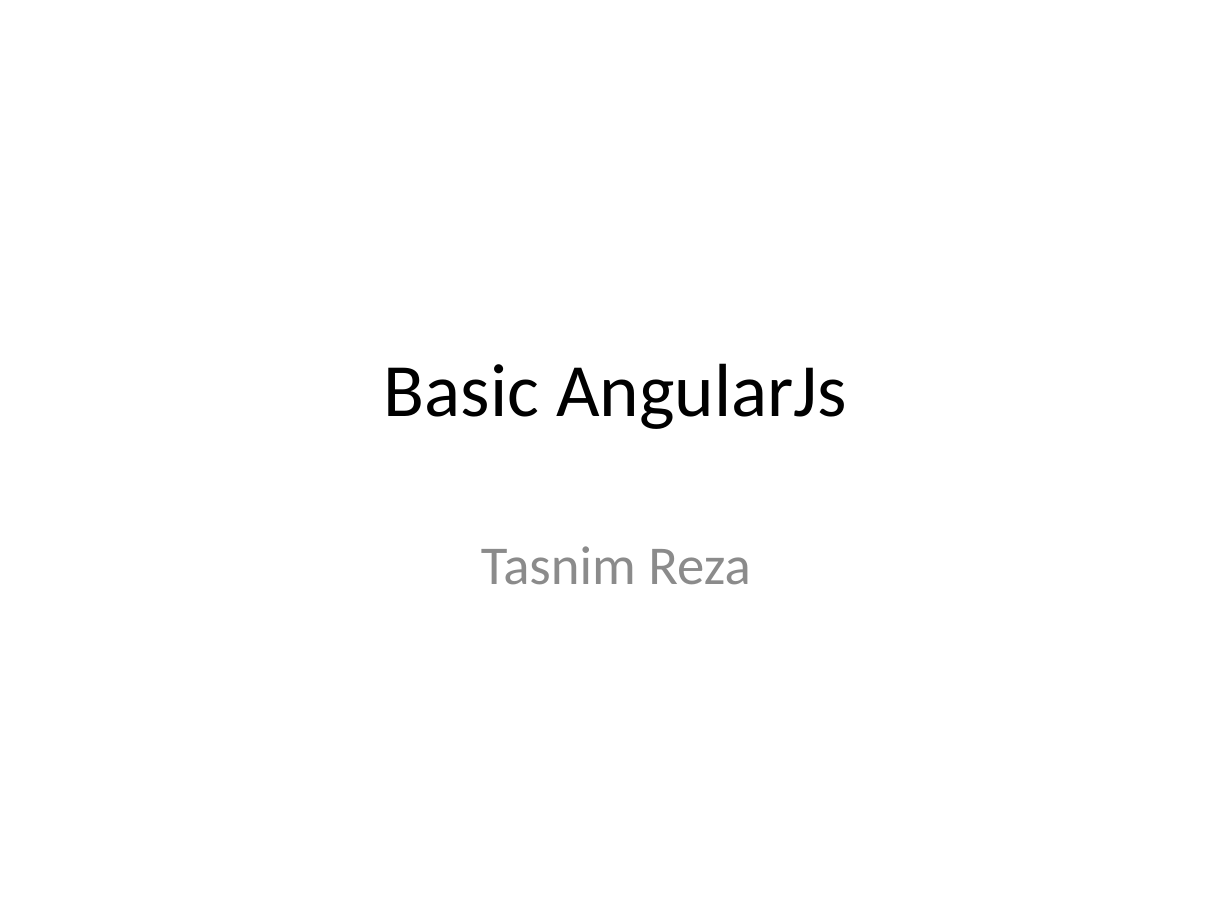
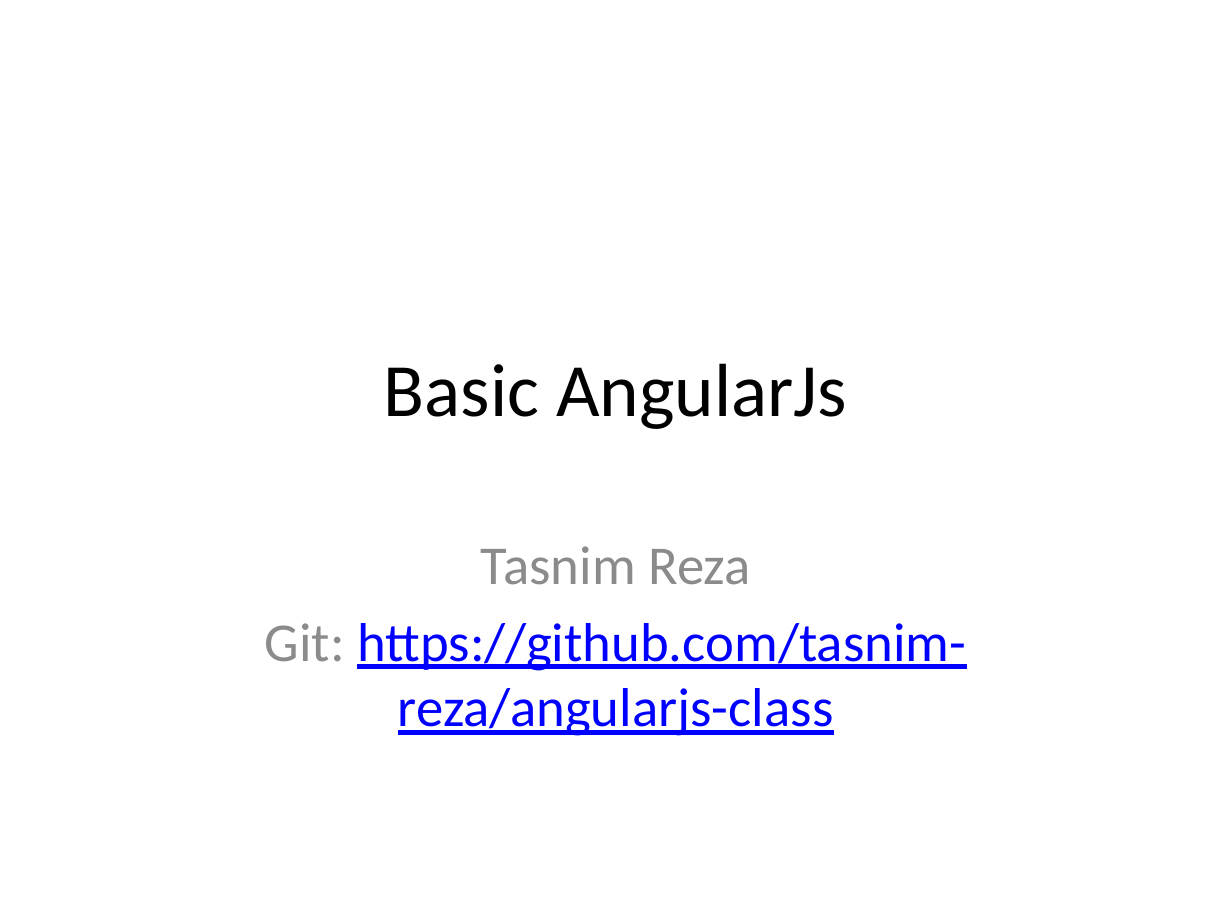
Before and after one commit to tasnim-reza/angularjs-class, a slide deck: slide 1 of class-2-Basic AngularJs/slides/basic angularjs.pptx. Drawn at 1232x924 pixels with LibreOffice and Linux fonts; fonts in the diff are those of the drawing. Boxes give left, top, right and bottom in pixels: in the first picture for what was removed or moved away, otherwise in the second. Text is boxed around its words. In the diff, an @@ line names an element or a change of style, - is before the commit and + after.

```diff
--- a/class-2-Basic AngularJs/slides/basic angularjs.pptx
+++ b/class-2-Basic AngularJs/slides/basic angularjs.pptx
@@ subtitle at (265, 623, 966, 736): paragraph added @@
+Git: https://github.com/tasnim-reza/angularjs-class
```
Also in this commit, not shown: 1 other slide changed, 8 slides added, 10 other files.
